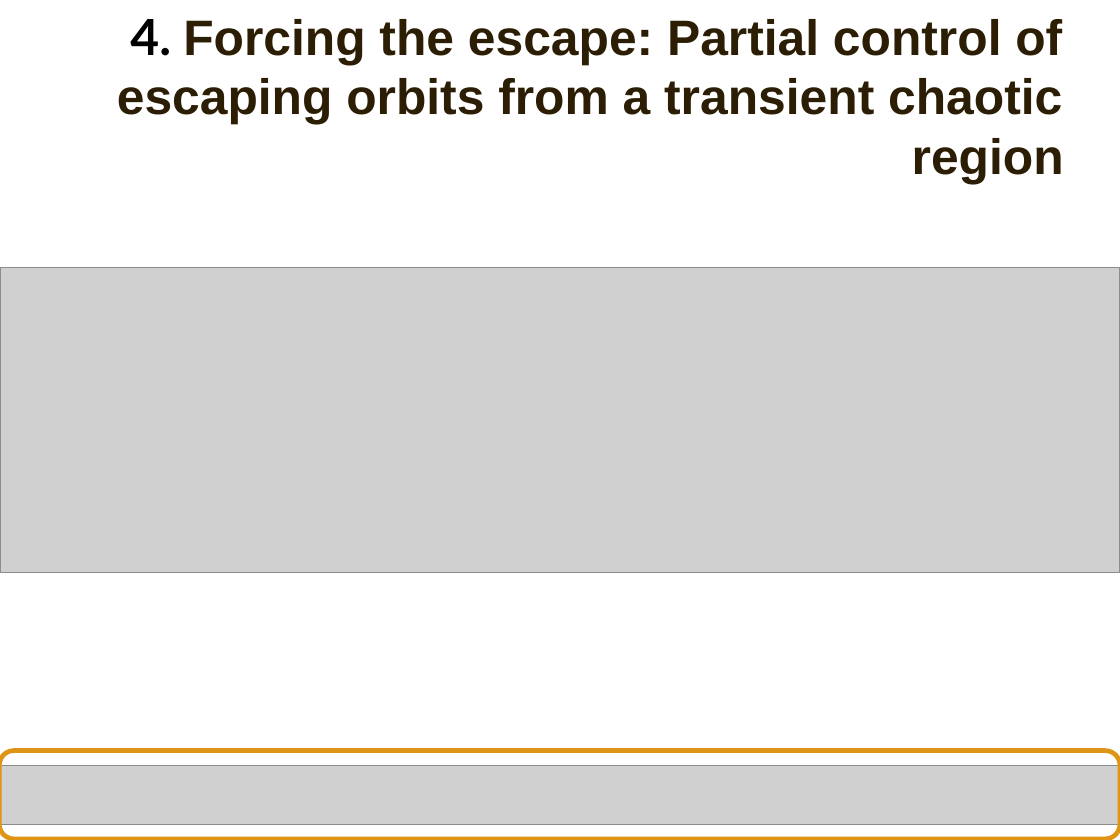
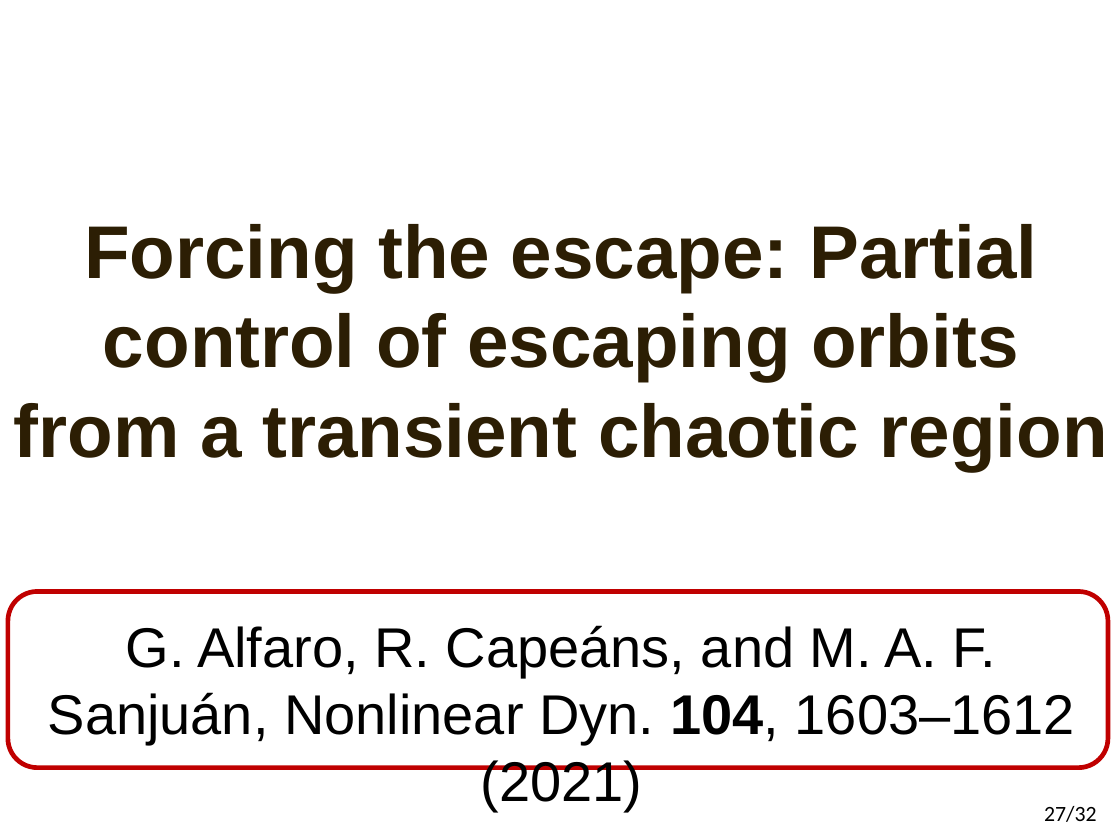
Before and after one commit to gasparalfaro/Tesis-Tesis, a slide deck: slide 28 of Presentacion/Thesis Presentation Gaspar Alfaro.pptx (slide 22 before the commit). Drawn at 1120x840 pixels with LibreOffice and Linux fonts; fonts in the diff are those of the drawing; grey boxes stand for pictures. Boxes give left, top, right and bottom in pixels: in the first picture for what was removed or moved away, otherwise in the second. Text is boxed around its words. In the diff, an @@ line names an element or a change of style, - is before the commit and + after.

```diff
--- a/Presentacion/Thesis Presentation Gaspar Alfaro.pptx
+++ b/Presentacion/Thesis Presentation Gaspar Alfaro.pptx
@@ text at bbox=[14, 224, 1108, 471]: text changed; size 32 to 48 pt @@
-4. Forcing the escape: Partial control of escaping orbits from a transient chaotic region
+Forcing the escape: Partial control of escaping orbits from a transient chaotic region
@@ picture removed at bbox=[1, 268, 1119, 572] @@
@@ rounded rectangle: place and size @@
-rounded rectangle at bbox=[0, 750, 1120, 839]
+rounded rectangle at bbox=[8, 591, 1108, 767]
@@ rounded rectangle at bbox=[8, 591, 1108, 767]: outline #DE9415 3 pt to #C00000 3 pt @@
@@ text added at bbox=[48, 625, 1075, 744], 36 pt, text #000000 @@
+G. Alfaro, R. Capeáns, and M. A. F. Sanjuán, Nonlinear Dyn. 104, 1603–1612 (2021)
@@ picture removed at bbox=[1, 765, 1120, 824] @@
@@ page number added at bbox=[1044, 806, 1097, 822], 14 pt, text #000000 @@
+27/32
```
Also in this commit, not shown: 34 other slides changed, 23 slides added, 6 slides removed.
